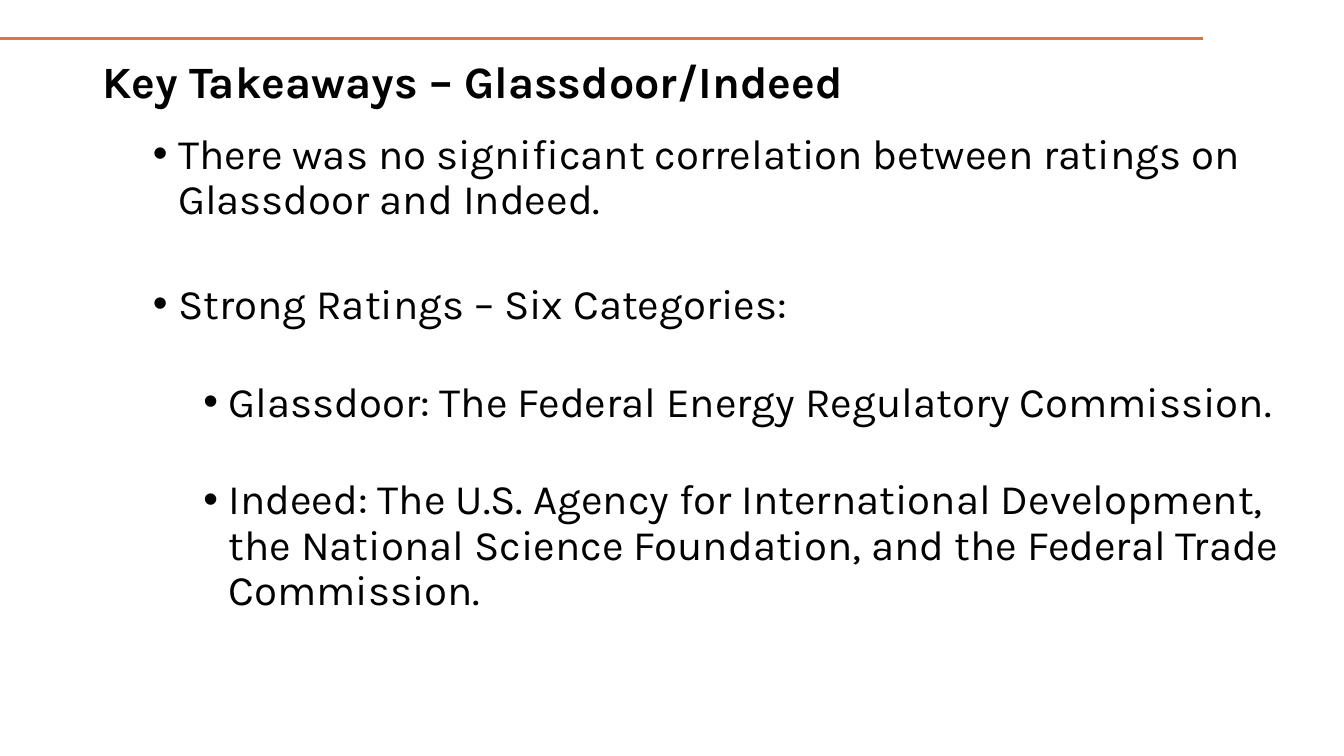
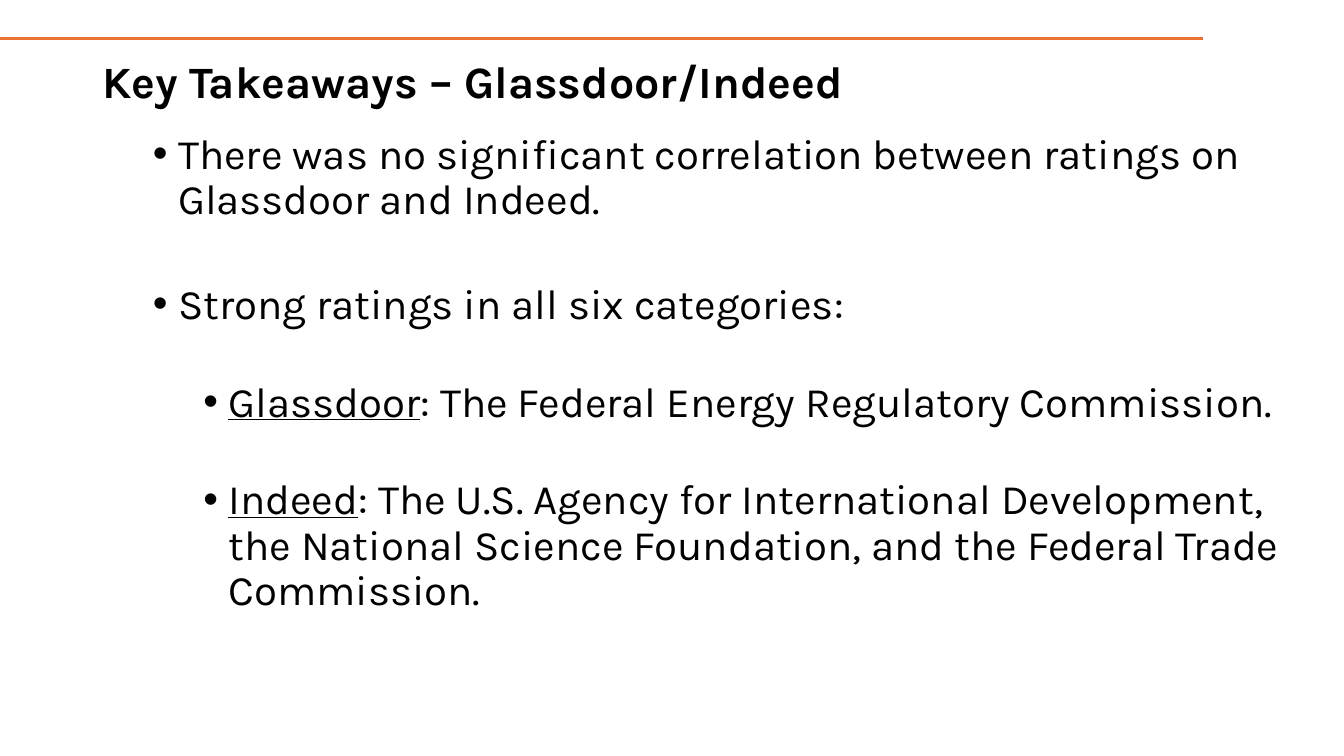
Before and after one commit to aaron-hollinger/federal_employee_job_satisfaction, a slide deck: slide 24 of presentation/FinalPresentation.pptx. Drawn at 1344x756 pixels with LibreOffice and Linux fonts; fonts in the diff are those of the drawing. Boxes give left, top, right and bottom in pixels: in the first picture for what was removed or moved away, otherwise in the second. Text is boxed around its words. In the diff, an @@ line names an element or a change of style, - is before the commit and + after.

```diff
--- a/presentation/FinalPresentation.pptx
+++ b/presentation/FinalPresentation.pptx
@@ text at bbox=[178, 290, 844, 330]: text changed @@
-  • Strong Ratings – Six Categories:
+  • Strong ratings in all six categories:
@@ text at bbox=[228, 388, 1279, 606]: underline on in "Glassdoor:", "Indeed:" @@
```
Also in this commit, not shown: 4 other slides changed.
